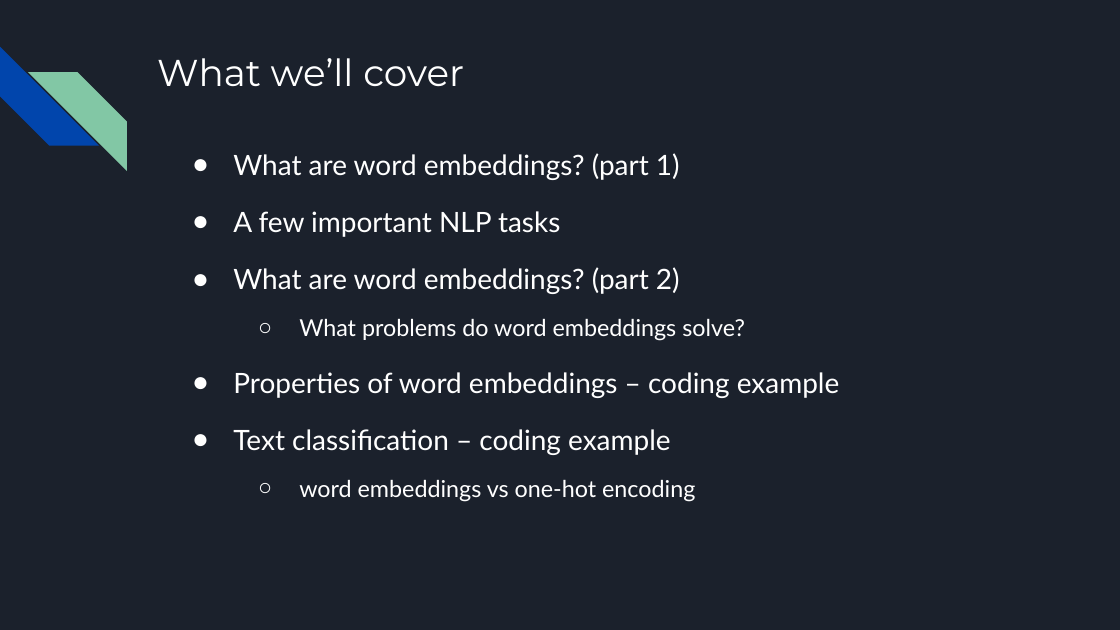
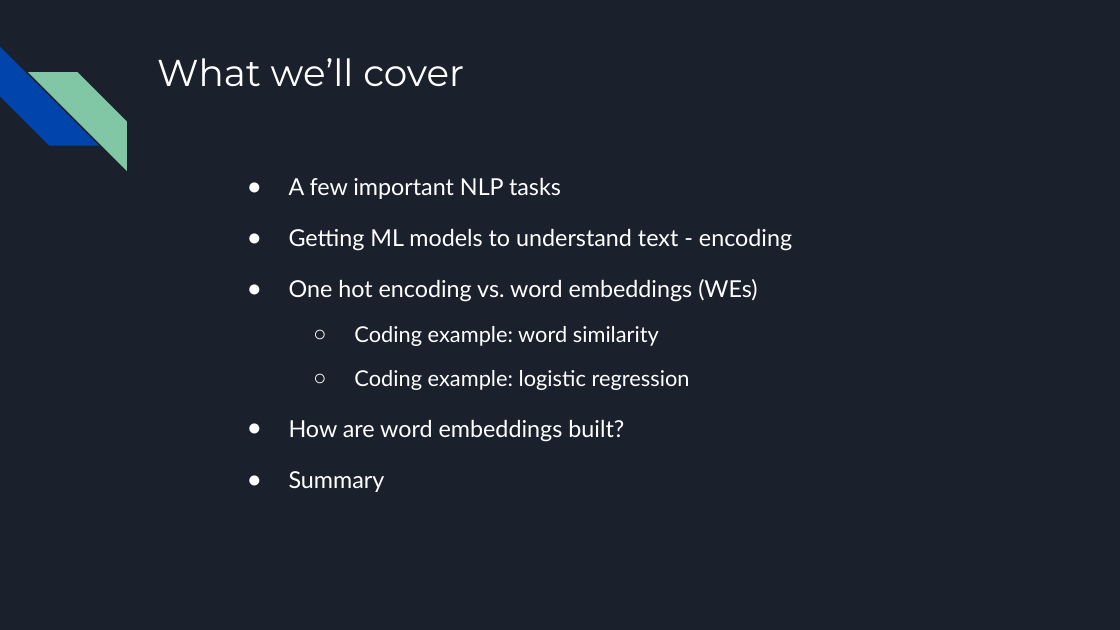
Before and after one commit to MichaelSzczepaniak/WordEmbeddings, a slide deck: slide 3 of word_embeddings_30min.odp. Drawn at 1120x630 pixels with LibreOffice and Linux fonts; fonts in the diff are those of the drawing. Boxes give left, top, right and bottom in pixels: in the first picture for what was removed or moved away, otherwise in the second. Text is boxed around its words. In the diff, an @@ line names an element or a change of style, - is before the commit and + after.

Commit message:
update presentation

```diff
--- a/word_embeddings_30min.odp
+++ b/word_embeddings_30min.odp
@@ text at [233,153,680,180]: paragraph removed @@
-● What are word embeddings? (part 1)
@@ text "A few important NLP tasks": place and size @@
-text "A few important NLP tasks" at [233,153,840,502]
+text "A few important NLP tasks" at [289,178,792,492]
@@ text at [289,178,561,199]: size 18 to 15 pt in "A few important NLP tasks" @@
@@ text at [289,229,792,492]: text changed; size 18 to 15 pt @@
-● What are word embeddings? (part 2)
-  ○ What problems do word embeddings solve?
-● Properties of word embeddings – coding example
-● Text classification – coding example
-  ○ word embeddings vs one-hot encoding
+● Getting ML models to understand text - encoding
+● One hot encoding vs. word embeddings (WEs)
+  ○ Coding example: word similarity
+  ○ Coding example: logistic regression
+● How are word embeddings built?
+● Summary
```
Also in this commit, not shown: 4 other slides changed, 7 slides added, 9 slides removed.
